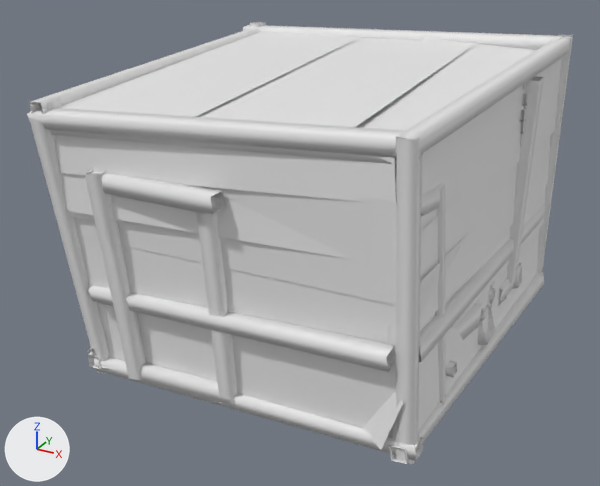
An edit to the FBX model Seventh Father of the House/Assets/Models/Rooms/Room_01_quill.fbx, drawn before and after from the same camera.
Rendered twice from a 50 mm lens placed at (0.00452, -0.00105, 0.04158), pointed at (-0.00115, 0.00926, 0.03643). The lights are fixed; the arrows at lower left show +X, +Y and +Z. Where no turn or scale is listed for an object, it has been applied to the vertices. Vertices at the same position are counted once.

Before the edit, the objects in view are built like this:
```python
me_element = bpy.data.meshes.new('element')
me_element.from_pydata(...)  # 55304 vertices, 49467 faces; spans x -0.00405..0.00199, y 0.0066..0.01259, z 0.03458..0.03937
me_element.polygons.foreach_set('use_smooth', [True] * 49467)
# faces by material slot: [45681, 3786]
me_element.materials.append(mat_newlayer4_single)  # white #e7e7e7
me_element.materials.append(mat_newlayer4_double)  # white #e7e7e7
ob_newlayer4 = bpy.data.objects.new('NewLayer4', me_element)
ob_newlayer4.location = (0.0, 0.0, 0.0)
```
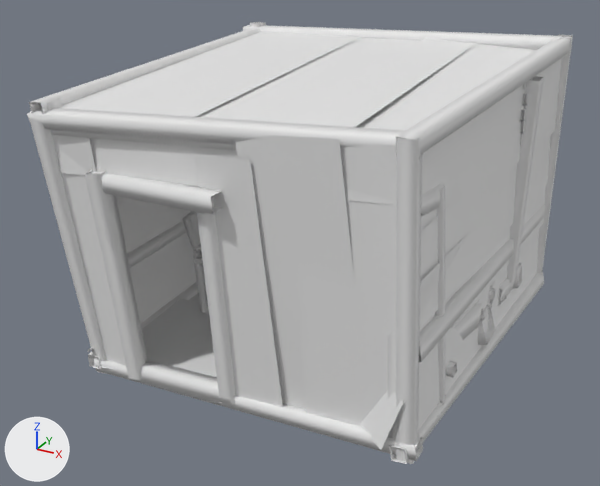
Changed parts and their boxes (x1, y1, x2, y2) in the pictures (600 x 486 px):
```json
{"part": 1, "of": "me_element", "change": "added", "after": [235, 135, 355, 409]}
{"part": 2, "of": "me_element", "change": "added", "after": [52, 135, 126, 366]}
{"part": 3, "of": "me_element", "change": "added", "after": [194, 154, 283, 407]}
{"part": 4, "of": "me_element", "change": "deleted", "before": [88, 285, 394, 372]}
{"part": 5, "of": "me_element", "change": "cut back", "before": [53, 135, 397, 427], "after": [72, 144, 397, 426]}
```

Edits to the scene script, one JSON object a line:
```json
{"block": "me_element", "where": "# used by ob_newlayer4; location = (0.0, 0.0, 0.0)"}
{"op": "remove", "block": "me_element", "code": "me_element.from_pydata(...)  # 55304 vertices, 49467 faces; spans x -0.00405..0.00199, y 0.0066..0.01259, z 0.03458..0.03937"}
{"op": "add", "block": "me_element", "code": "me_element.from_pydata(...)  # 54340 vertices, 48635 faces; spans x -0.00405..0.00199, y 0.0066..0.01259, z 0.03458..0.03937"}
{"block": "me_element", "change": "me_element part 1: a new loose piece of 118 vertices spanning x -0.00067..0.00108, y 0.00676..0.00708, z 0.03503..0.039, in mat_newlayer4_double (white #e7e7e7)"}
{"block": "me_element", "change": "me_element part 2: a new loose piece of 114 vertices spanning x -0.00373..-0.0027, y 0.00678..0.00712, z 0.03481..0.03856, in mat_newlayer4_double (white #e7e7e7)"}
{"block": "me_element", "change": "me_element part 3: a new loose piece of 110 vertices spanning x -0.00126..-0.00016, y 0.00677..0.00702, z 0.03493..0.03859, in mat_newlayer4_double (white #e7e7e7)"}
{"block": "me_element", "change": "me_element part 4: the loose piece of 712 vertices spanning x -0.00336..0.00142, y 0.00669..0.00718, z 0.03591..0.03656 is deleted"}
{"block": "me_element", "change": "me_element part 5: 1 vertex moved within x -0.0033, y 0.00685, z 0.03855; 711 vertices removed from x -0.00376..0.00172, y 0.00682..0.0072, z 0.03475..0.03897; 117 vertices added at x 0.00003..0.00156, y 0.0068..0.00701, z 0.03512..0.03901"}
```
